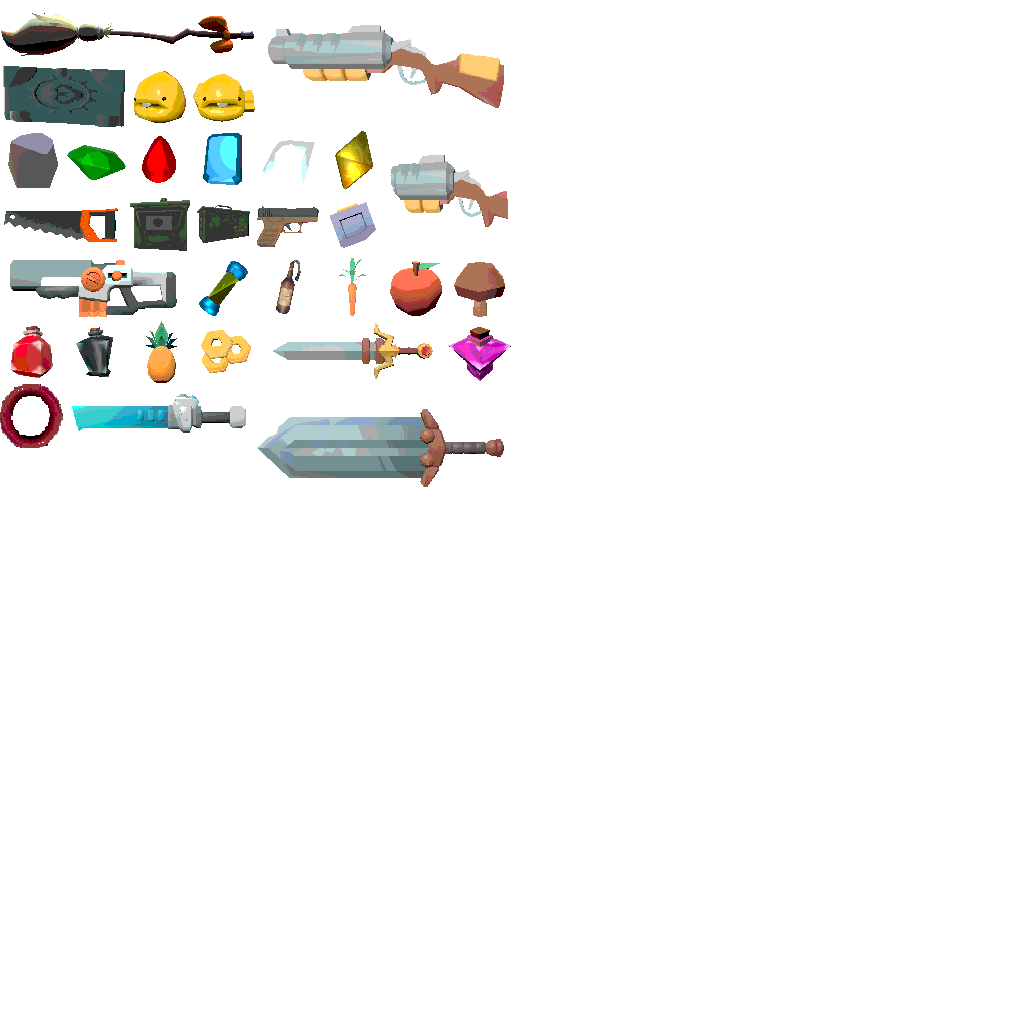
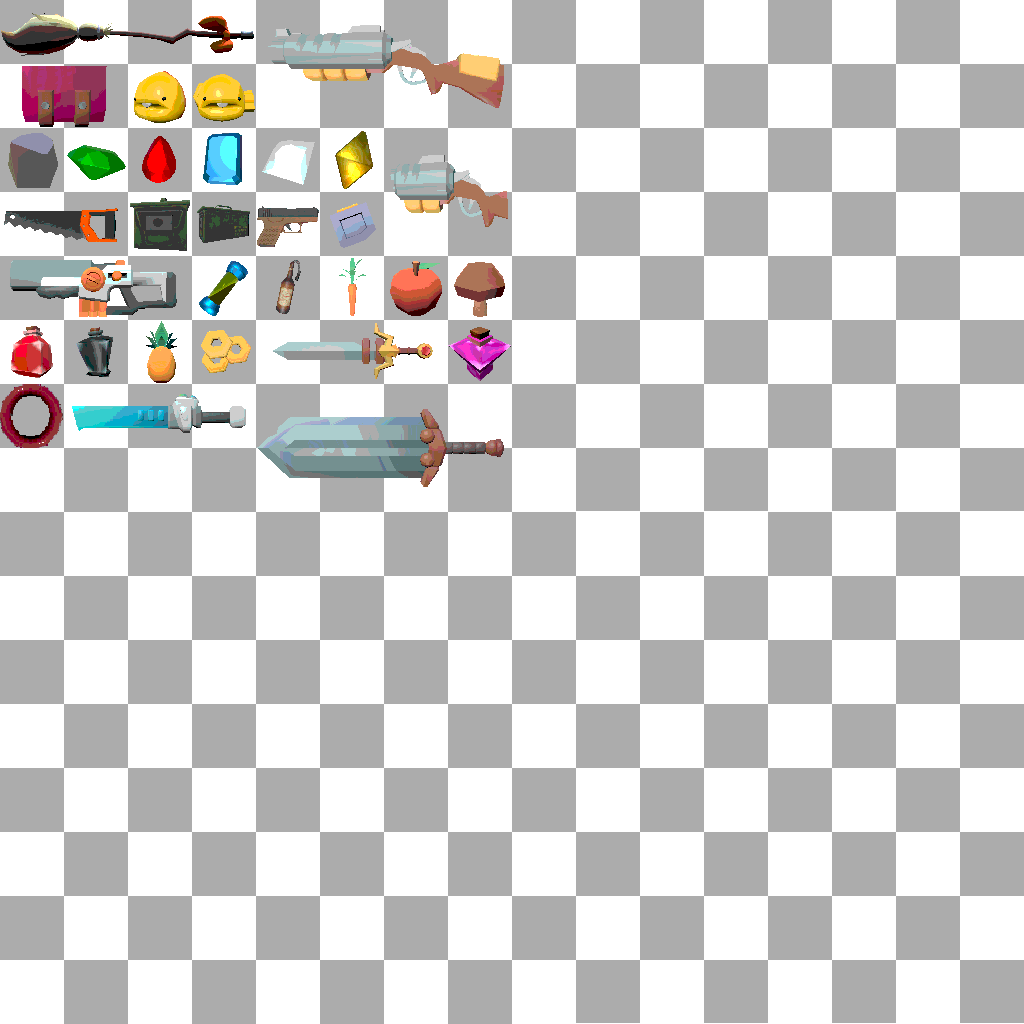
Revision of a layered 1024 x 1024 image; what changed, layer by layer:
added layer "BookNew" above "LifePotion" over [3, 64, 128, 128]
hid "Book" over [0, 0, 1024, 1024]
showed "Background" over [0, 0, 1024, 1024]